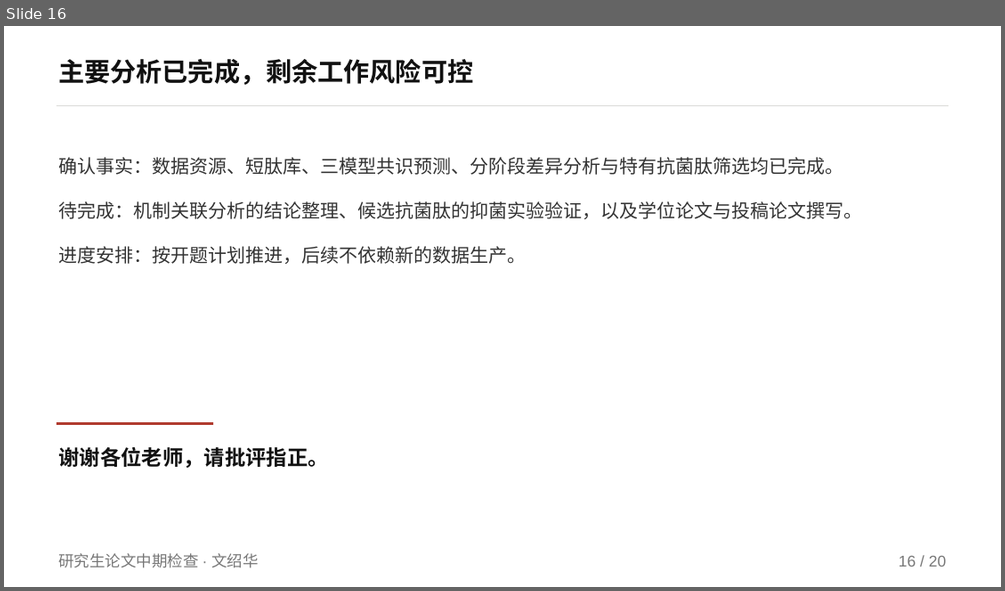
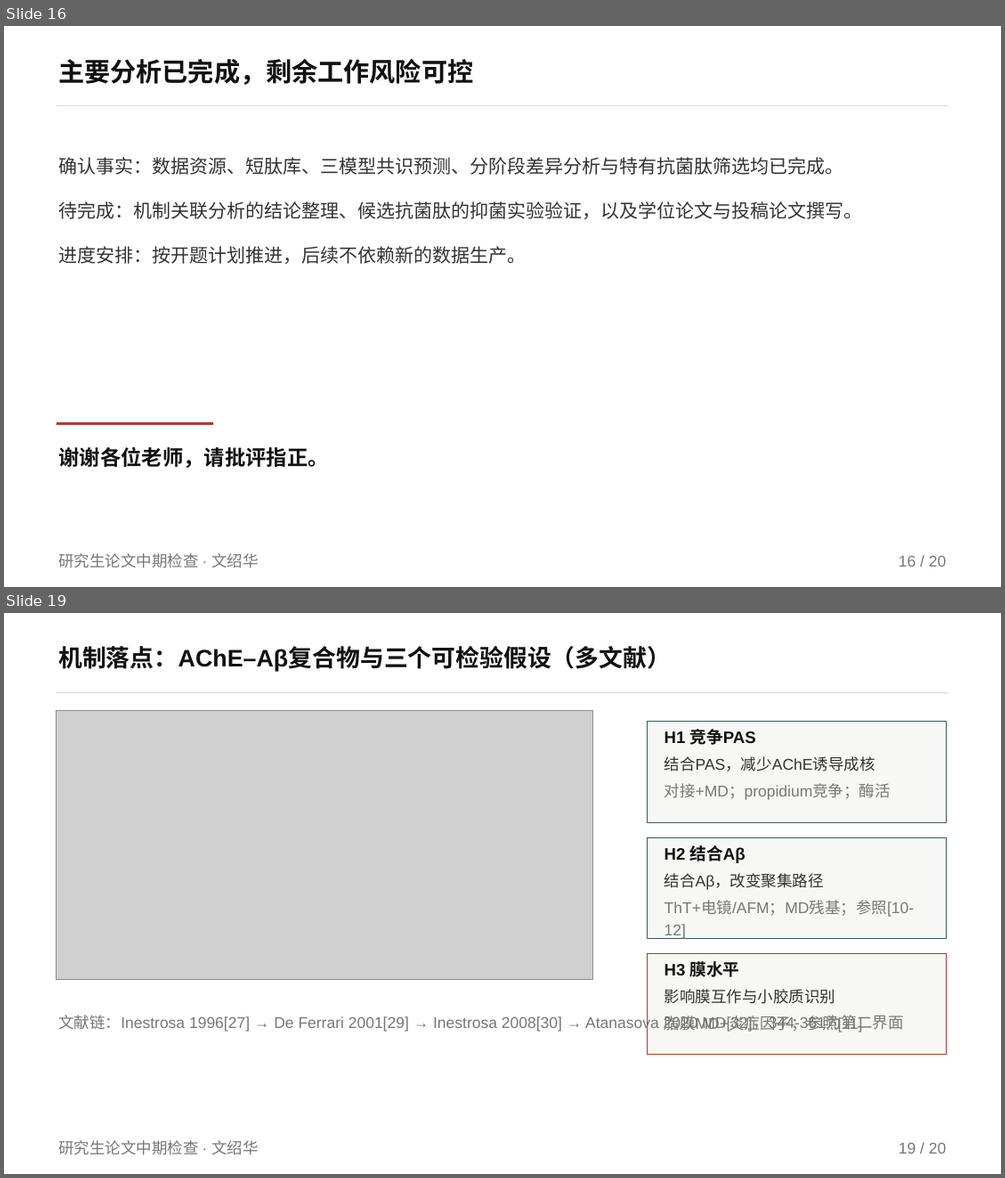
Before and after one commit to mqgg5630-cyber/zhongqi, a slide deck: deliverable/中期答辩_H_nature风.pptx. Shown one above the other, each under a label of ours: slide 16 before the commit, slides 16 and 19 after it; the slides between them are not shown. The pictures are 1005x591 and 1005x1178 pixels, drawn with LibreOffice and Linux fonts; fonts in the diff are those of the drawing; grey boxes stand for pictures. Boxes give left, top, right and bottom in pixels: in the first picture for what was removed or moved away, otherwise in the second. Text is boxed around its words. In the diff, an @@ line names an element or a change of style, - is before the commit and + after.

Commit message:
fix: 删除旧检查组名单，PPT排版重构无重叠，机制文献扩展至38篇覆盖8问+动力学多文献，分支同步至 arena/01a0a949-zhongqi
- 删除中期检查表中的张兴晓等6人旧名单，表格留空，build_ops/check_all适配
- 重写make_ppt_mech.py：4页机制补充页精简文字≥15pt，文本框增高，无重叠，check_ppt全OK
- 机制文档全面版：38篇文献，涵盖抗菌活性预测(Ma 2022/Santos-Junior 2024/Wan 2024)、AD感染关联(HSV-1/P.gingivalis/LPS)、宿主AMP上调(hBD-1/hBD-2/LL-37/CAP37)、AChE-PAS多文献链(Inestrosa 1996/De Ferrari 2001/Atanasova 2020)、双刃剑、谁更多、为什么多炎症关系
- 更新sync.config.json分支为arena/01a0a949-zhongqi，README说明同步命令无需改路径
- 新增docs/全面整改说明.md逐条对应用户问题

```diff
--- a/deliverable/中期答辩_H_nature风.pptx
+++ b/deliverable/中期答辩_H_nature风.pptx
@@ slide 19 added at bbox=[4, 613, 1001, 1174], background #FFFFFF @@
@@ text added at bbox=[58, 646, 671, 672], 23 pt, text #111111, bold @@
+机制落点：AChE–Aβ复合物与三个可检验假设（多文献）
@@ rectangle added at bbox=[57, 692, 948, 693], fill #DDDDDA @@
@@ picture added at bbox=[57, 710, 593, 980] @@
@@ rectangle added at bbox=[647, 722, 947, 822], fill #F7F7F5, outline #2F5D62 0.75 pt @@
@@ text added at bbox=[664, 729, 890, 800], 15 pt, text #777777 @@
+H1 竞争PAS
+结合PAS，减少AChE诱导成核
+对接+MD；propidium竞争；酶活
@@ rectangle added at bbox=[647, 837, 947, 938], fill #F7F7F5, outline #2F5D62 0.75 pt @@
@@ text added at bbox=[664, 845, 914, 939], 15 pt, text #777777 @@
+H2 结合Aβ
+结合Aβ，改变聚集路径
+ThT+电镜/AFM；MD残基；参照[10-12]
@@ rectangle added at bbox=[647, 953, 947, 1054], fill #F7F7F5, outline #B03A2E 0.75 pt @@
@@ text added at bbox=[664, 961, 863, 1032], 15 pt, text #777777 @@
+H3 膜水平
+影响膜互作与小胶质识别
+脂膜MD+炎症因子；参照[11]
@@ text added at bbox=[58, 1014, 903, 1032], 15 pt, text #777777 @@
+文献链：Inestrosa 1996[27] → De Ferrari 2001[29] → Inestrosa 2008[30] → Atanasova 2020 MD[32]，344-361为第二界面
@@ text added at bbox=[58, 1140, 258, 1155], 15 pt, text #777777 @@
+研究生论文中期检查 · 文绍华
@@ text added at bbox=[898, 1143, 946, 1153], 15 pt, text #777777 @@
+19 / 20
```
Also in this commit, not shown: 2 slides changed, 1 other slide added, 2 slides removed, 25 other files.
